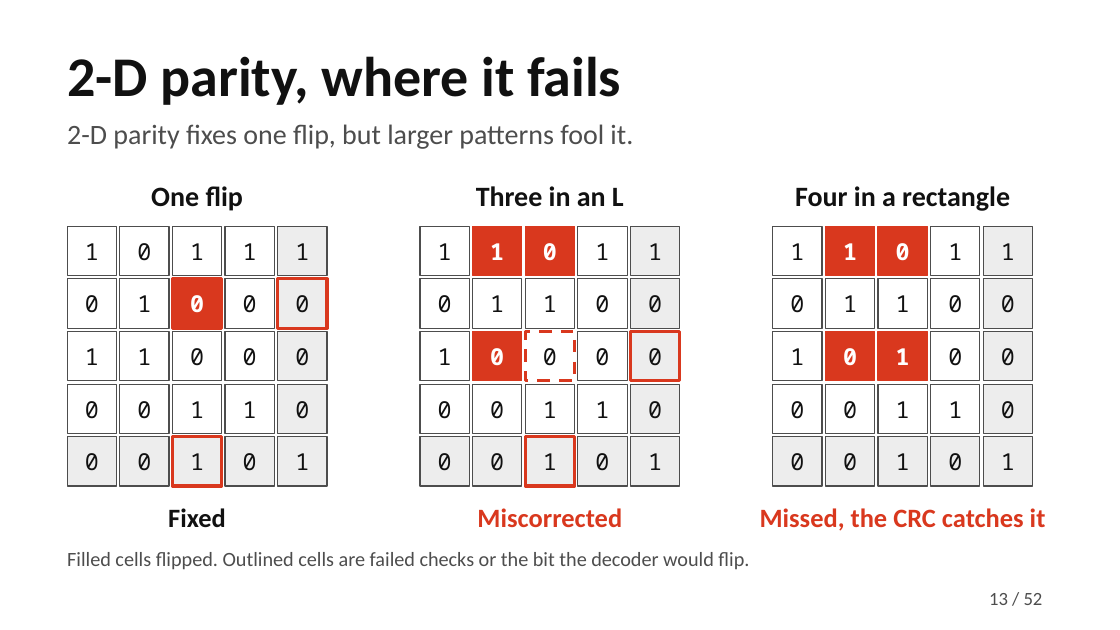
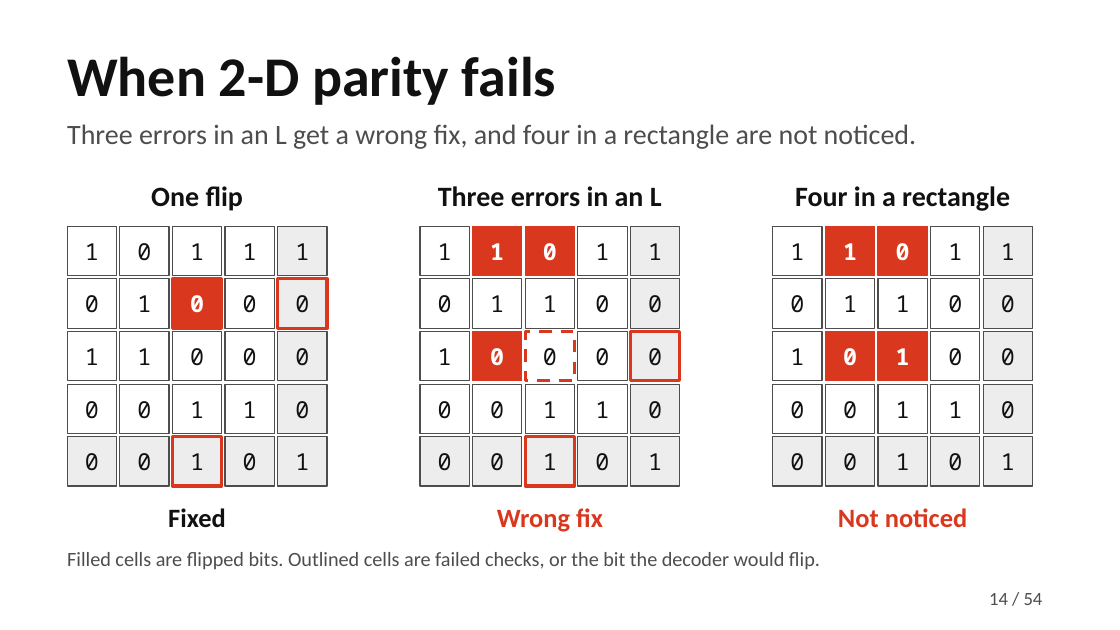
Before and after one commit to MuhammadMaazA/SamplingCW, a slide deck: slide 14 of presentation/gridlink-presentation.pptx (slide 13 before the commit). Drawn at 1120x630 pixels with LibreOffice and Linux fonts; fonts in the diff are those of the drawing. Boxes give left, top, right and bottom in pixels: in the first picture for what was removed or moved away, otherwise in the second. Text is boxed around its words. In the diff, an @@ line names an element or a change of style, - is before the commit and + after.

```diff
--- a/presentation/gridlink-presentation.pptx
+++ b/presentation/gridlink-presentation.pptx
@@ title at [67, 56, 556, 105]: text changed @@
-2-D parity, where it fails
+When 2-D parity fails
@@ text at [67, 124, 917, 149]: text changed @@
-2-D parity fixes one flip, but larger patterns fool it.
+Three errors in an L get a wrong fix, and four in a rectangle are not noticed.
@@ text at [438, 186, 662, 207]: text changed @@
-Three in an L
+Three errors in an L
@@ text at [497, 508, 603, 532]: text changed @@
-Miscorrected
+Wrong fix
@@ text at [838, 508, 968, 527]: text changed @@
-Missed, the CRC catches it
+Not noticed
@@ text at [67, 552, 820, 570]: text changed @@
-Filled cells flipped. Outlined cells are failed checks or the bit the decoder would flip.
+Filled cells are flipped bits. Outlined cells are failed checks, or the bit the decoder would flip.
@@ page number at [989, 593, 1008, 605]: text changed @@
-13
+14
@@ text at [1024, 593, 1043, 605]: text changed @@
-/ 52
+/ 54
```
Also in this commit, not shown: 40 other slides changed, 13 slides added, 11 slides removed, 42 other files.
